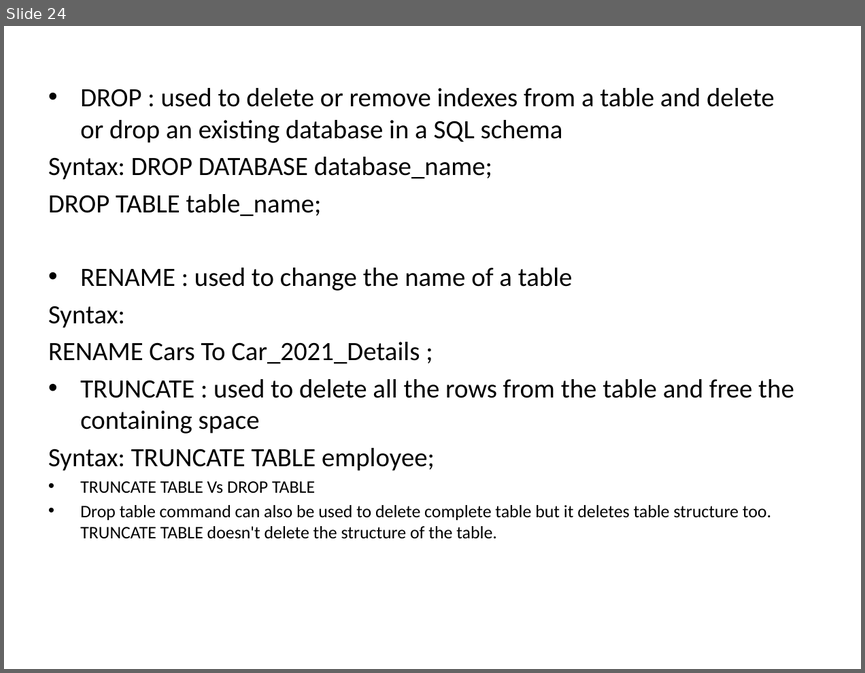
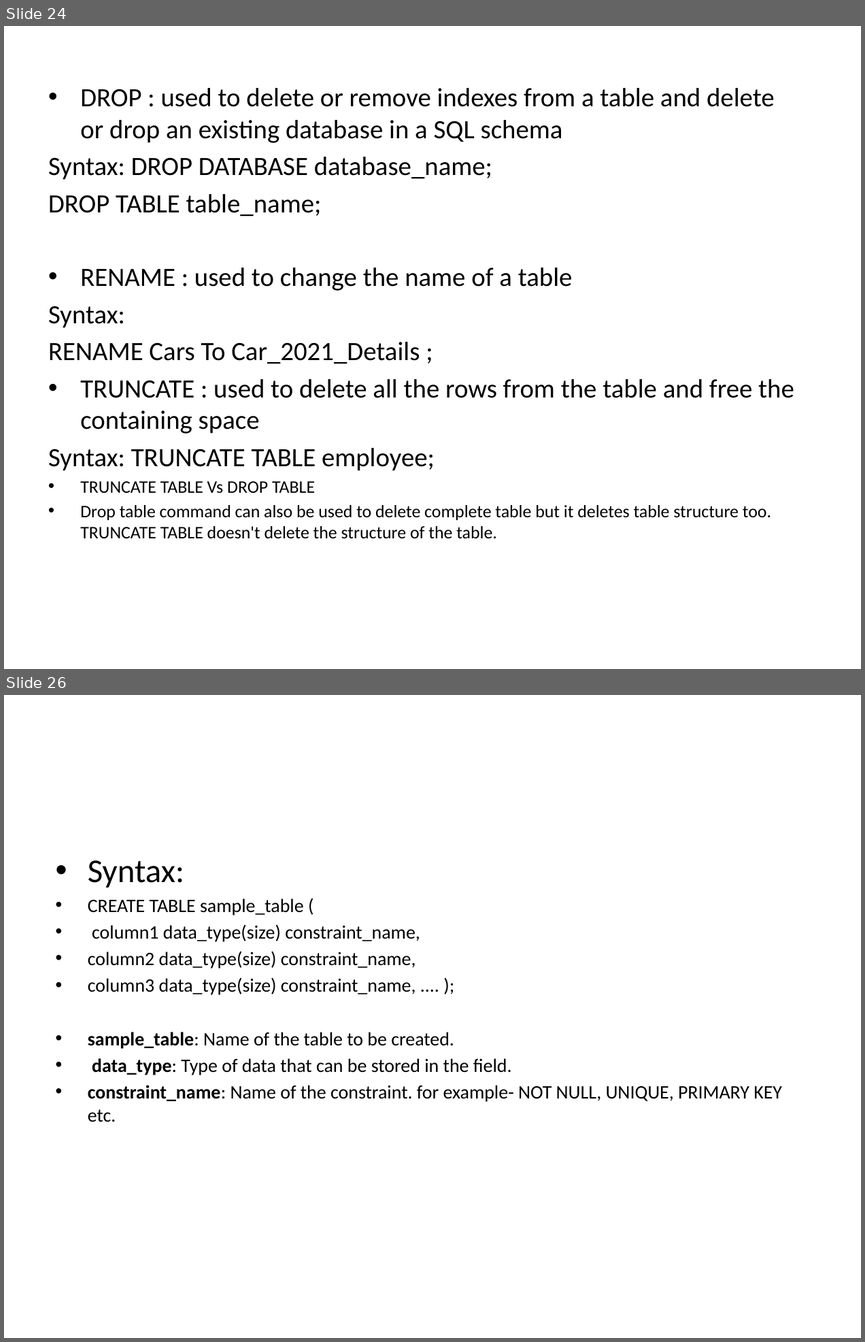
Before and after one commit to goudp4959/Oracle, a slide deck: SQL-latest (1) (4).pptx. Shown one above the other, each under a label of ours: slide 24 before the commit, slides 24 and 26 after it; the slides between them are not shown. The pictures are 865x673 and 865x1342 pixels, drawn with LibreOffice and Linux fonts; fonts in the diff are those of the drawing. Boxes give left, top, right and bottom in pixels: in the first picture for what was removed or moved away, otherwise in the second. Text is boxed around its words. In the diff, an @@ line names an element or a change of style, - is before the commit and + after.

```diff
--- a/SQL-latest (1) (4).pptx
+++ b/SQL-latest (1) (4).pptx
@@ slide 26 added at <box>4,695,861,1338</box>, background #FFFFFF @@
@@ text added at <box>88,860,782,1122</box>, 16 pt, text #000000 @@
+• Syntax:
+• CREATE TABLE sample_table (
+• column1 data_type(size) constraint_name,
+• column2 data_type(size) constraint_name,
+• column3 data_type(size) constraint_name, .... );
+• sample_table: Name of the table to be created.
+• data_type: Type of data that can be stored in the field.
+• constraint_name: Name of the constraint. for example- NOT NULL, UNIQUE, PRIMARY KEY etc.
```
Also in this commit, not shown: 1 slide changed, 17 other slides added.
